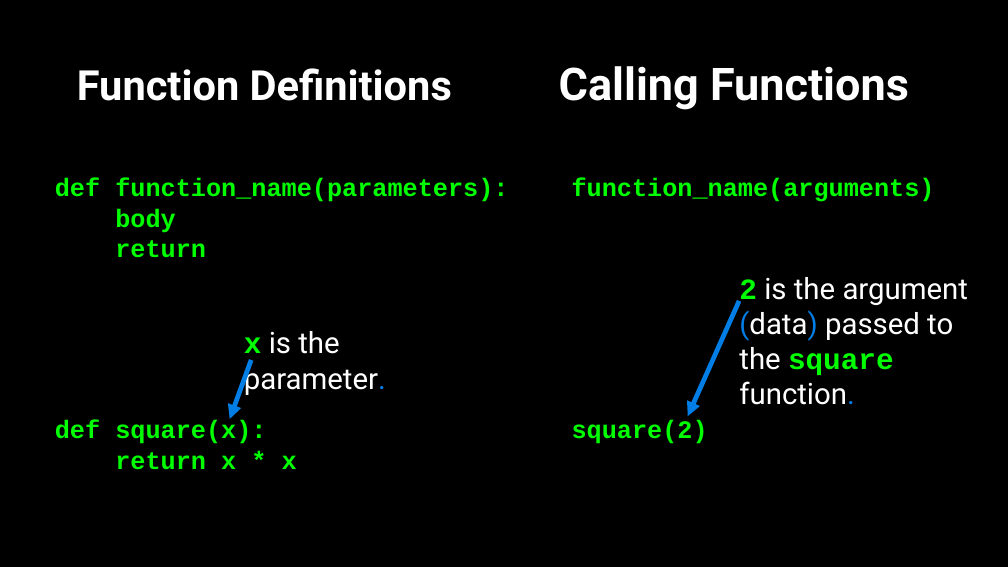
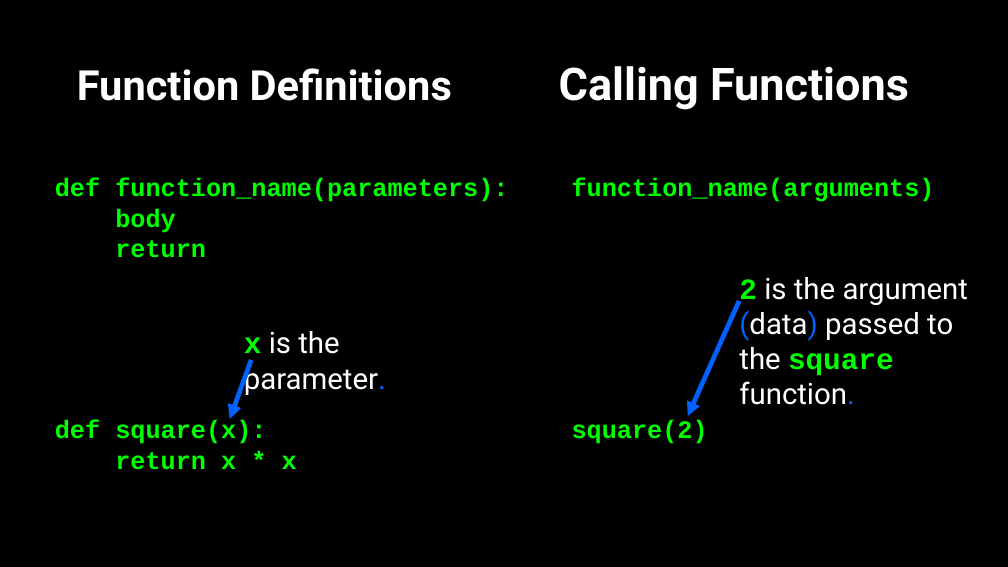
Before and after one commit to APS106/APS106-winter-2024-kinsella-goodfellow, a slide deck: slide 7 of lectures/week2/lecture2/slides/week2_lecture2.pptx. Drawn at 1008x567 pixels with LibreOffice and Linux fonts; fonts in the diff are those of the drawing; background and template pictures are left out. Boxes give left, top, right and bottom in pixels: in the first picture for what was removed or moved away, otherwise in the second. Text is boxed around its words. In the diff, an @@ line names an element or a change of style, - is before the commit and + after.

```diff
--- a/lectures/week2/lecture2/slides/week2_lecture2.pptx
+++ b/lectures/week2/lecture2/slides/week2_lecture2.pptx
@@ text "2 is the argument (data) ..." at [739,277,969,405]: text colour #017EE5 to #0061FF in "(data) function." @@
@@ text "x is the parameter." at [244,331,386,395]: text colour #017EE5 to #0061FF in "parameter." @@
@@ arrow (740, 301) - (688, 416): stroke #017EE5 4.5 pt to #0061FF 4.5 pt @@
@@ arrow (251, 360) - (230, 419): stroke #017EE5 4.5 pt to #0061FF 4.5 pt @@
```
Also in this commit, not shown: 66 other slides changed, 17 other files.
